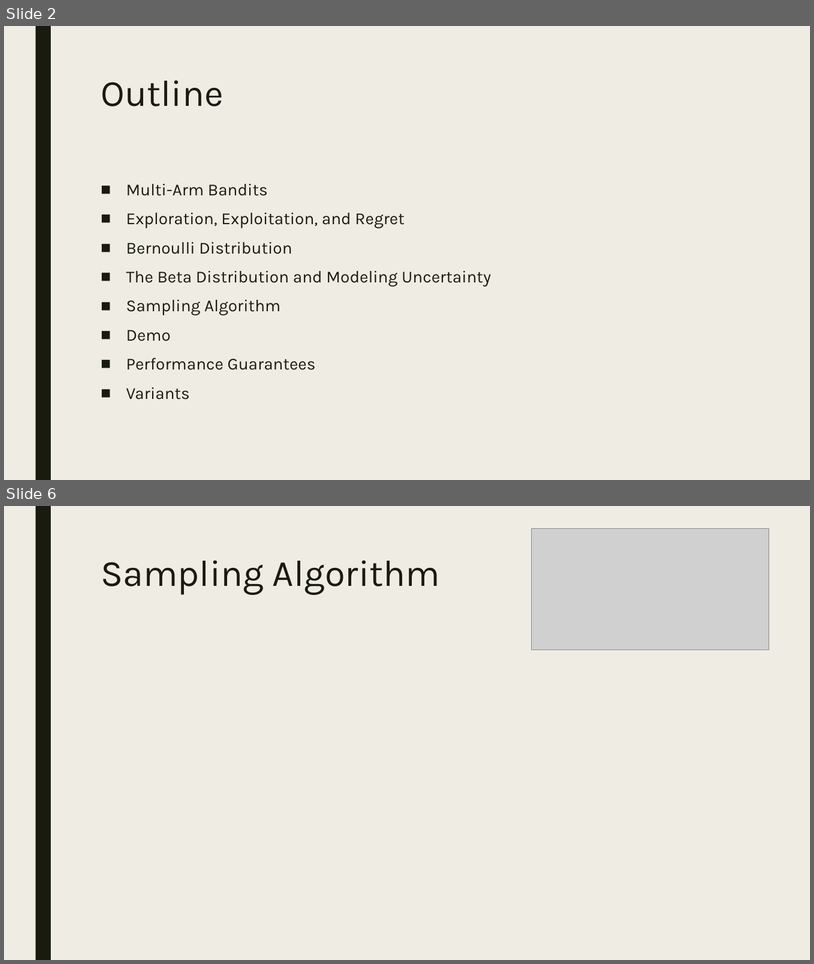
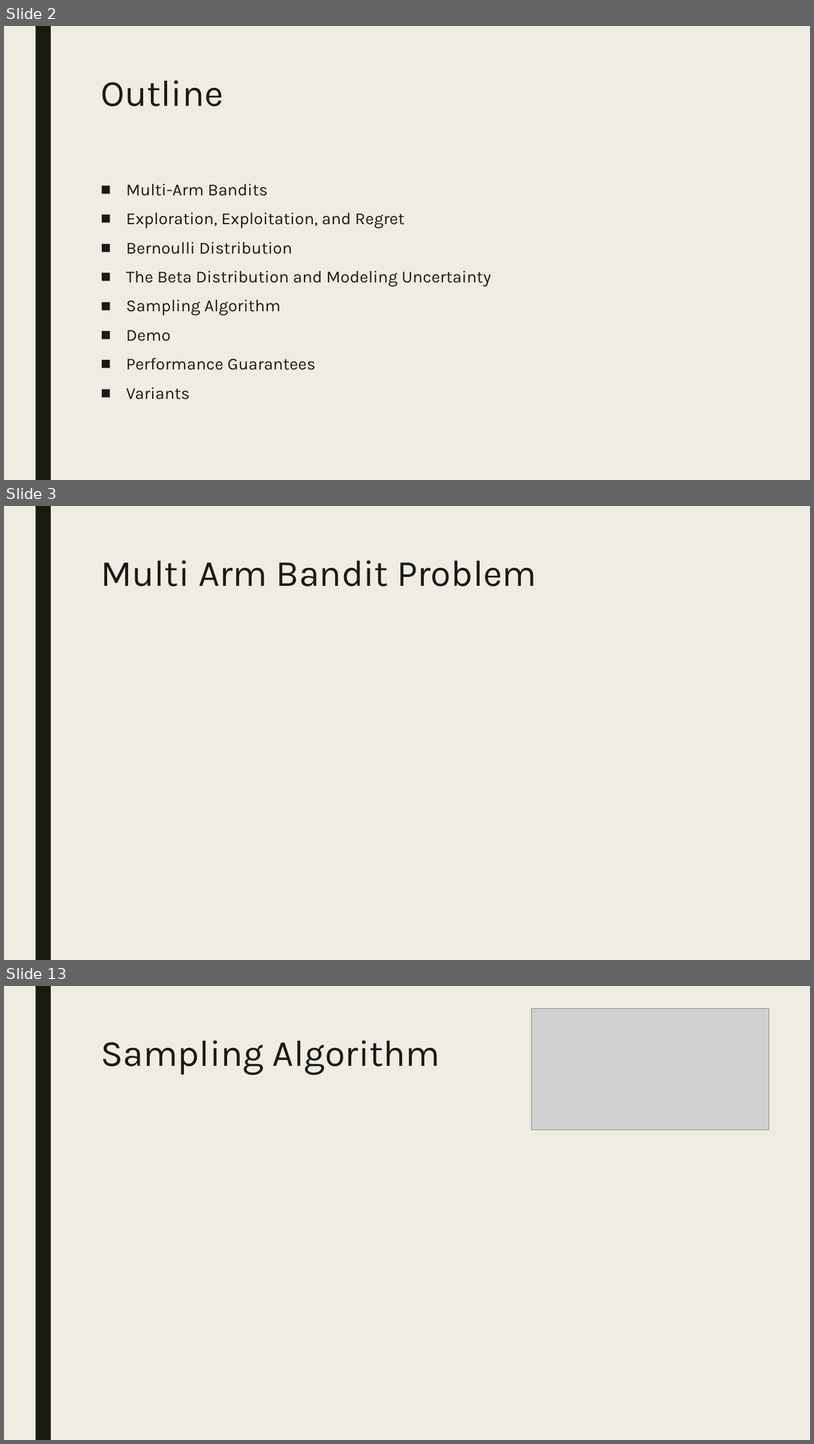
Before and after one commit to CourseReps/ECEN689-Fall2018, a slide deck: Students/mason-rumuly/tutorial/Thompson Sampling.pptx. Shown one above the other, each under a label of ours: slides 2 and 6 before the commit, slides 2, 3 and 13 after it; the slides between them are not shown. The pictures are 814x964 and 814x1444 pixels, drawn with LibreOffice and Linux fonts; fonts in the diff are those of the drawing; grey boxes stand for pictures. Boxes give left, top, right and bottom in pixels: in the first picture for what was removed or moved away, otherwise in the second. Text is boxed around its words. In the diff, an @@ line names an element or a change of style, - is before the commit and + after.

```diff
--- a/Students/mason-rumuly/tutorial/Thompson Sampling.pptx
+++ b/Students/mason-rumuly/tutorial/Thompson Sampling.pptx
@@ slide 3 added at <box>4,506,810,960</box>, background #EFEDE3; not listed: 1 template element that a slide beside it also shows @@
@@ title added at <box>101,560,537,586</box>, 44 pt, text #191B0E @@
+Multi Arm Bandit Problem
@@ what was slide 6 is now slide 13 @@
```
Also in this commit, not shown: 1 slide changed, 8 other slides added, 2 slides removed.
